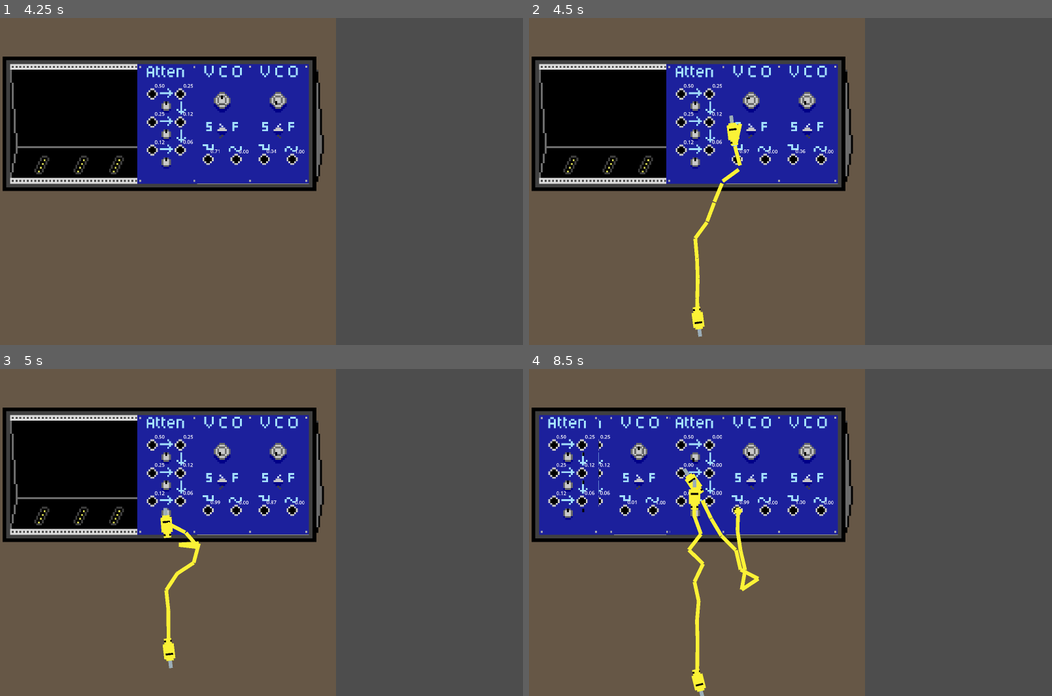
Above: before the commit, frames 1-4 (two rows, left to right).
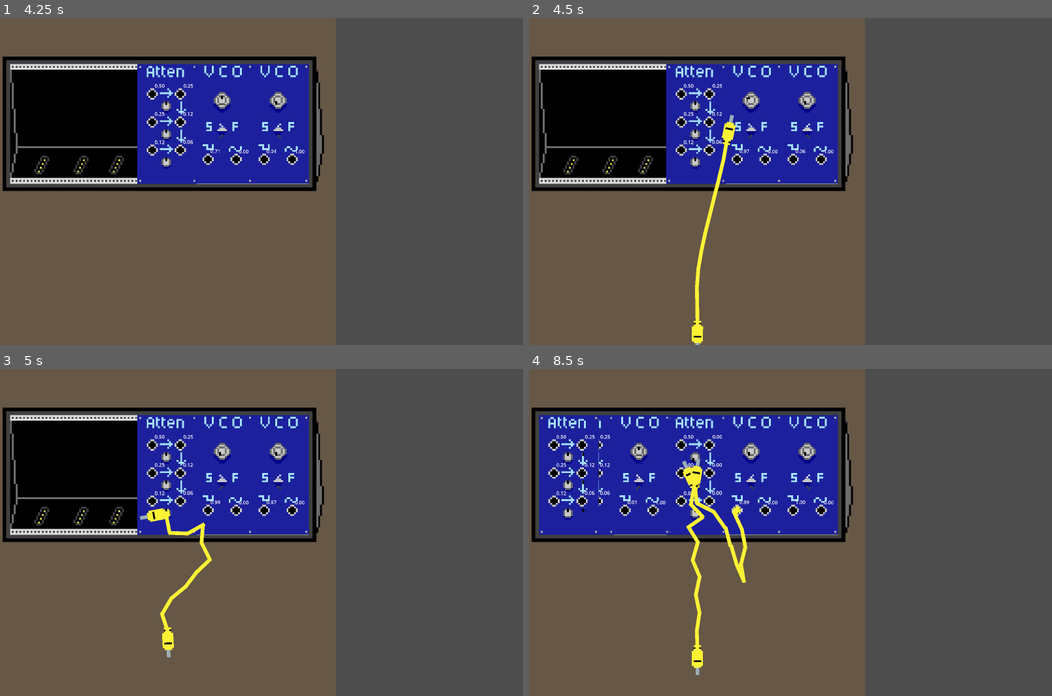
Above: after the commit, the same moments.

Repository: jared-chapman/mod-ship
Game: Godot game, scene res://scenes/main.tscn
Same seed, same stepped clock (60 frames per second), same inputs: the game is played once before the commit and once after it.
Inputs (mouse positions are in pixels of both pictures, inside the frame that each line leads up to):
- Up to frame 1 (4.25 s): tap Enter at 0.5, 2, 3.5 s; move the mouse to (376, 165) at 0.52 s; hold D (right) 0.53-1.25 s; hold C (c) 0.53-1.25 s; click (376, 165) at 0.67 s; tap X (x) at 0.8, 2.3 s; tap Space (space) at 1.25, 2.75 s; drag from (277, 99) to (219, 161) at 1.27 s; move the mouse to (277, 125) at 2.02 s; hold D (right) 2.03-2.75 s; hold C (c) 2.03-2.75 s; click (277, 125) at 2.17 s; drag from (261, 158) to (167, 106) at 2.77 s; drag from (292, 158) to (167, 132) at 3.52 s
- Up to frame 2 (4.5 s): tap Space (space) at 4.25 s; drag from (748, 99) to (696, 161) at 4.27 s
- Up to frame 3 (5 s): no input
- Up to frame 4 (8.5 s): move the mouse to (748, 476) at 5.02 s; hold S (down) 5.03-5.75 s; hold C (c) 5.03-5.75 s; click (748, 476) at 5.17 s; tap X (x) at 5.3, 8.3 s; drag from (738, 509) to (806, 450) at 5.77 s; drag from (764, 509) to (806, 450) at 6.52 s; drag from (696, 457) to (764, 597) at 7.27 s; move the mouse to (696, 483) at 8.02 s; hold S (down) from 8.03 s (still down); hold Space (space) from 8.03 s (still down); click (696, 483) at 8.17 s

Frame 1 is identical in both runs. In frame 2, 0.9% of the frame differs, in the area x 31-41%, y 29-100%; in frame 3, 1.1%; in frame 4, 1.6%, in the area x 29-44%, y 27-100%.
Error before the commit: Invalid call. Nonexistent function 'place_a' in base 'Nil'. (res://scenes/rack_sidebar/rack_sidebar.gd:197)
Error after the commit: Invalid call. Nonexistent function 'place_a' in base 'Nil'. (res://scenes/rack_sidebar/rack_sidebar.gd:198)

Commit message:
better cables

Diff:
--- a/scenes/Cable/cable.gd
+++ b/scenes/Cable/cable.gd
@@ -2,6 +2,8 @@
 
 @export var line: Line2D
 @export var debug := true
+
+@export var v2_test:= true
 
 # the jacks that this cable is connected to
 var output_jack: Node2D
@@ -21,6 +23,21 @@
 	$Segment9,
 	$Segment10,
 ]
+@onready var joints := [
+	$Joint_EndA_S1,
+	$Joint_S1_S2,
+	$Joint_S2_S3,
+	$Joint_S3_S4,
+	$Joint_S4_S5,
+	$Joint_S5_S6,
+	$Joint_S6_S7,
+	$Joint_S7_S8,
+	$Joint_S8_S9,
+	$Joint_S9_S10,
+	$Joint_S10_EndB,
+]
+
+@onready var cable_length = 550
 
 
 # placing_a, placing_b, placed
@@ -45,6 +62,8 @@
 
 	position = get_global_mouse_position()
 
+	# can set cable length to distabce between a and b here
+
 	print("cable instantiated")
 
 func _process(_delta):
@@ -57,8 +76,8 @@
 		pass
 
 func place_a(pos):
-	var DEBUG_JACK_OFFSET = Vector2(0, -30)
-	_end_a_position = pos + DEBUG_JACK_OFFSET
+	var DEBUG_JACK_OFFSET = Vector2(0, 0)
+	_end_a_position = pos
 	end_a.set_plugged(true)
 
 	end_a.stay_at_position = _end_a_position
--- a/scenes/Cable/cable.tscn
+++ b/scenes/Cable/cable.tscn
@@ -22,50 +22,50 @@
 script = ExtResource("1_uwpvw")
 
 [node name="Line2D" type="Line2D" parent="."]
+position = Vector2(0, 2)
 joint_mode = 2
 begin_cap_mode = 2
 end_cap_mode = 2
 antialiased = true
 
 [node name="EndA" type="RigidBody2D" parent="."]
-position = Vector2(1, -32)
-collision_layer = 256
-mass = 2.239
-linear_damp = 5.0
-angular_damp = 10.0
+position = Vector2(0, 1)
+collision_layer = 256
+mass = 0.681
+linear_damp = 2.853
+angular_damp = 20.807
 script = ExtResource("2_b0h6n")
 
 [node name="Unplugged" type="Sprite2D" parent="EndA"]
-position = Vector2(-1, 32)
+position = Vector2(0, -37)
 scale = Vector2(6, 6)
 texture = ExtResource("2_a2jud")
 
 [node name="CollisionShape2D" type="CollisionShape2D" parent="EndA"]
-position = Vector2(-1, 38)
+position = Vector2(0, -31)
 shape = SubResource("RectangleShape2D_a2jud")
-metadata/_edit_group_ = true
 
 [node name="Plugged" type="Sprite2D" parent="EndA"]
-position = Vector2(-1, 33)
+position = Vector2(0, -1)
 scale = Vector2(6, 6)
 texture = ExtResource("4_pnq7s")
 
 [node name="EndB" type="RigidBody2D" parent="."]
-position = Vector2(-1, 636)
-collision_layer = 256
-mass = 0.039
-linear_damp = 5.0
-angular_damp = 8.0
+position = Vector2(0, 584)
+collision_layer = 256
+mass = 1.01
+linear_damp = 2.853
+angular_damp = 20.807
 script = ExtResource("2_b0h6n")
-metadata/_edit_group_ = true
 
 [node name="Unplugged" type="Sprite2D" parent="EndB"]
-position = Vector2(0, 14)
+position = Vector2(-2.2737368e-13, 38)
 rotation = -3.1415925
 scale = Vector2(6, 6)
 texture = ExtResource("2_a2jud")
 
 [node name="CollisionShape2D" type="CollisionShape2D" parent="EndB"]
+position = Vector2(0, 32)
 shape = SubResource("RectangleShape2D_b0h6n")
 
 [node name="Plugged" type="Sprite2D" parent="EndB"]
@@ -76,8 +76,8 @@
 position = Vector2(0, 32)
 collision_layer = 256
 mass = 0.2
-linear_damp = 5.161
-angular_damp = 10.933
+linear_damp = 2.853
+angular_damp = 20.807
 script = ExtResource("4_qgvb5")
 metadata/_edit_group_ = true
 
@@ -91,11 +91,11 @@
 texture = ExtResource("5_pnq7s")
 
 [node name="Segment2" type="RigidBody2D" parent="."]
-position = Vector2(0, 96)
-collision_layer = 256
-mass = 0.2
-linear_damp = 5.161
-angular_damp = 10.933
+position = Vector2(0, 91)
+collision_layer = 256
+mass = 0.2
+linear_damp = 2.853
+angular_damp = 20.807
 script = ExtResource("4_qgvb5")
 metadata/_edit_group_ = true
 
@@ -109,11 +109,11 @@
 texture = ExtResource("5_pnq7s")
 
 [node name="Segment3" type="RigidBody2D" parent="."]
-position = Vector2(0, 160)
-collision_layer = 256
-mass = 0.2
-linear_damp = 5.161
-angular_damp = 10.933
+position = Vector2(0, 150)
+collision_layer = 256
+mass = 0.2
+linear_damp = 2.853
+angular_damp = 20.807
 script = ExtResource("4_qgvb5")
 metadata/_edit_group_ = true
 
@@ -127,11 +127,11 @@
 texture = ExtResource("5_pnq7s")
 
 [node name="Segment4" type="RigidBody2D" parent="."]
-position = Vector2(0, 224)
-collision_layer = 256
-mass = 0.2
-linear_damp = 5.161
-angular_damp = 10.933
+position = Vector2(0, 204)
+collision_layer = 256
+mass = 0.2
+linear_damp = 2.853
+angular_damp = 20.807
 script = ExtResource("4_qgvb5")
 metadata/_edit_group_ = true
 
@@ -145,11 +145,11 @@
 texture = ExtResource("5_pnq7s")
 
 [node name="Segment5" type="RigidBody2D" parent="."]
-position = Vector2(0, 288)
-collision_layer = 256
-mass = 0.2
-linear_damp = 5.161
-angular_damp = 10.933
+position = Vector2(0, 263)
+collision_layer = 256
+mass = 0.399
+linear_damp = 2.853
+angular_damp = 20.807
 script = ExtResource("4_qgvb5")
 metadata/_edit_group_ = true
 
@@ -163,11 +163,11 @@
 texture = ExtResource("5_pnq7s")
 
 [node name="Segment6" type="RigidBody2D" parent="."]
-position = Vector2(0, 352)
-collision_layer = 256
-mass = 0.2
-linear_damp = 5.161
-angular_damp = 10.933
+position = Vector2(0, 322)
+collision_layer = 256
+mass = 0.2
+linear_damp = 2.853
+angular_damp = 20.807
 script = ExtResource("4_qgvb5")
 metadata/_edit_group_ = true
 
@@ -181,11 +181,11 @@
 texture = ExtResource("5_pnq7s")
 
 [node name="Segment7" type="RigidBody2D" parent="."]
-position = Vector2(0, 415)
-collision_layer = 256
-mass = 0.2
-linear_damp = 5.161
-angular_damp = 10.933
+position = Vector2(0, 380)
+collision_layer = 256
+mass = 0.2
+linear_damp = 2.853
+angular_damp = 20.807
 script = ExtResource("4_qgvb5")
 metadata/_edit_group_ = true
 
@@ -199,11 +199,11 @@
 texture = ExtResource("5_pnq7s")
 
 [node name="Segment8" type="RigidBody2D" parent="."]
-position = Vector2(0, 479)
-collision_layer = 256
-mass = 0.2
-linear_damp = 5.161
-angular_damp = 10.933
+position = Vector2(0, 439)
+collision_layer = 256
+mass = 0.2
+linear_damp = 2.853
+angular_damp = 20.807
 script = ExtResource("4_qgvb5")
 metadata/_edit_group_ = true
 
@@ -217,11 +217,11 @@
 texture = ExtResource("5_pnq7s")
 
 [node name="Segment9" type="RigidBody2D" parent="."]
-position = Vector2(0, 543)
-collision_layer = 256
-mass = 0.2
-linear_damp = 5.161
-angular_damp = 10.933
+position = Vector2(0, 498)
+collision_layer = 256
+mass = 0.2
+linear_damp = 2.853
+angular_damp = 20.807
 script = ExtResource("4_qgvb5")
 metadata/_edit_group_ = true
 
@@ -235,11 +235,11 @@
 texture = ExtResource("5_pnq7s")
 
 [node name="Segment10" type="RigidBody2D" parent="."]
-position = Vector2(0, 607)
-collision_layer = 256
-mass = 0.2
-linear_damp = 5.161
-angular_damp = 10.933
+position = Vector2(0, 557)
+collision_layer = 256
+mass = 0.2
+linear_damp = 2.853
+angular_damp = 20.807
 script = ExtResource("4_qgvb5")
 metadata/_edit_group_ = true
 
@@ -255,57 +255,79 @@
 [node name="Joint_EndA_S1" type="PinJoint2D" parent="."]
 node_a = NodePath("../EndA")
 node_b = NodePath("../Segment1")
+bias = 0.9
+softness = 0.05
 angular_limit_enabled = true
+motor_target_velocity = -3.4906585
 
 [node name="Joint_S1_S2" type="PinJoint2D" parent="."]
 position = Vector2(0, 64)
 node_a = NodePath("../Segment1")
 node_b = NodePath("../Segment2")
+softness = 0.05
+motor_target_velocity = -3.4906585
 
 [node name="Joint_S2_S3" type="PinJoint2D" parent="."]
-position = Vector2(0, 128)
+position = Vector2(0, 120)
 node_a = NodePath("../Segment2")
 node_b = NodePath("../Segment3")
+softness = 0.05
+motor_target_velocity = -3.4906585
 
 [node name="Joint_S3_S4" type="PinJoint2D" parent="."]
-position = Vector2(0, 192)
+position = Vector2(0, 176)
 node_a = NodePath("../Segment3")
 node_b = NodePath("../Segment4")
+softness = 0.05
+motor_target_velocity = -3.4906585
 
 [node name="Joint_S4_S5" type="PinJoint2D" parent="."]
-position = Vector2(0, 256)
+position = Vector2(0, 233)
 node_a = NodePath("../Segment4")
 node_b = NodePath("../Segment5")
+softness = 0.05
+motor_target_velocity = -3.4906585
 
 [node name="Joint_S2_S6" type="PinJoint2D" parent="."]
-position = Vector2(0, 320)
+position = Vector2(0, 293)
 node_a = NodePath("../Segment5")
 node_b = NodePath("../Segment6")
+softness = 0.05
+motor_target_velocity = -3.4906585
 
 [node name="Joint_S6_S7" type="PinJoint2D" parent="."]
-position = Vector2(0, 383)
+position = Vector2(0, 351)
 node_a = NodePath("../Segment6")
 node_b = NodePath("../Segment7")
+softness = 0.05
+motor_target_velocity = -3.4906585
 
 [node name="Joint_S7_S8" type="PinJoint2D" parent="."]
-position = Vector2(0, 447)
+position = Vector2(0, 410)
 node_a = NodePath("../Segment7")
 node_b = NodePath("../Segment8")
+softness = 0.05
+motor_target_velocity = -3.4906585
 
 [node name="Joint_S8_S9" type="PinJoint2D" parent="."]
-position = Vector2(0, 511)
+position = Vector2(0, 469)
 node_a = NodePath("../Segment8")
 node_b = NodePath("../Segment9")
+softness = 0.05
+motor_target_velocity = -3.4906585
 
 [node name="Joint_S9_S10" type="PinJoint2D" parent="."]
-position = Vector2(0, 576)
+position = Vector2(0, 528)
 node_a = NodePath("../Segment9")
 node_b = NodePath("../Segment10")
+softness = 0.05
+motor_target_velocity = -3.4906585
 
 [node name="Joint_S10_EndB" type="PinJoint2D" parent="."]
-position = Vector2(0, 620)
+position = Vector2(0, 584)
 node_a = NodePath("../Segment10")
 node_b = NodePath("../EndB")
+softness = 0.05
 angular_limit_lower = -0.12915437
 angular_limit_upper = 0.12915437
-motor_target_velocity = 3.4906585
+motor_target_velocity = -3.4906585
--- a/scenes/rack_sidebar/rack_sidebar.gd
+++ b/scenes/rack_sidebar/rack_sidebar.gd
@@ -191,6 +191,7 @@
 	out_jack.connected = true
 
 func _on_jack_clicked(jack) -> void:
+	var default_cable_length = 550
 	if _candidate_jack_connection == null:
 		print("setting candidate to ", jack, " - in: ", jack.is_input)
 		_candidate_jack_connection = jack
@@ -201,6 +202,9 @@
 		print("candidate is input: ", _candidate_jack_connection.is_input)
 		print("selected is input: ", jack.is_input)
 
+		if _candidate_jack_connection.global_position.distance_to(jack.global_position) > default_cable_length:
+			print("too far")
+			return
 
 		var _out
 		var _in
--- a/scripts/End.gd
+++ b/scripts/End.gd
@@ -1,7 +1,15 @@
 extends RigidBody2D
 
+@export var move_speed := 1200.0
+@export var follow_strength := 25.0
+@export var max_speed := 2000.0
+
+# the total length of the cable
+@export var max_length := 50.0
+
 var follow_mouse := true
-var stay_at_position: Vector2 = Vector2.ZERO
+var stay_at_position := Vector2.ZERO
+# var target := Vector2.ZERO
 
 var next_segment
 
@@ -12,21 +20,69 @@
 
 # Called every frame. 'delta' is the elapsed time since the previous frame.
 func _process(_delta: float) -> void:
-	if stay_at_position and (global_position.distance_to(stay_at_position)) < 0.1:
-		freeze = true
+	# if stay_at_position and (global_position.distance_to(stay_at_position)) < 0.00001:
+		# freeze = true
 	pass
 
 
 func _integrate_forces(state):
+
+	var target := Vector2.ZERO
+	var origin = state.transform.origin
+
 	if follow_mouse:
-		state.transform.origin = get_global_mouse_position()
-		state.linear_velocity = Vector2.ZERO;
+		var mouse_pos = get_global_mouse_position()
+		var distance_to_mouse = mouse_pos - origin
+		if distance_to_mouse.length() > max_length:
+			target = origin + distance_to_mouse.normalized() * max_length
+		else:
+			target = mouse_pos
+
+		# use physics to place in correct spot
+		var desired_velocity = (target - state.transform.origin) * follow_strength
+		state.linear_velocity = desired_velocity.limit_length(max_speed)
 		state.angular_velocity = 0
 
 	elif stay_at_position != Vector2.ZERO:
-		state.transform.origin = stay_at_position
-		state.linear_velocity = Vector2.ZERO;
-		state.angular_velocity = 0;
+		# force to lock to position
+		target = stay_at_position
+		state.transform.origin = target
+		state.linear_velocity =Vector2.ZERO
+
+	else:
+		return
+
+
+
+	# var target := Vector2.ZERO
+
+	# if follow_mouse:
+	# 	target = get_global_mouse_position()
+	# elif stay_at_position != Vector2.ZERO:
+	# 	target = stay_at_position
+	# else: return
+
+	# var to_target = target - state.transform.origin
+	# var max_step = move_speed * state.step
+
+	# if to_target.length() <= max_step:
+	# 	state.transform.origin = target
+	# 	state.linear_velocity =Vector2.ZERO
+	# else:
+	# 	state.transform.origin += to_target.normalized() * max_step
+	# 	state.linear_velocity = Vector2.ZERO
+
+	# state.angular_velocity = 0
+
+
+	# 	state.transform.origin = get_global_mouse_position()
+	# 	state.linear_velocity = Vector2.ZERO;
+	# 	state.angular_velocity = 0
+
+	# elif stay_at_position != Vector2.ZERO:
+	# 	state.transform.origin = stay_at_position
+	# 	state.linear_velocity = Vector2.ZERO;
+	# 	state.angular_velocity = 0;
 
 
 func set_plugged(plugged: bool) -> void:
